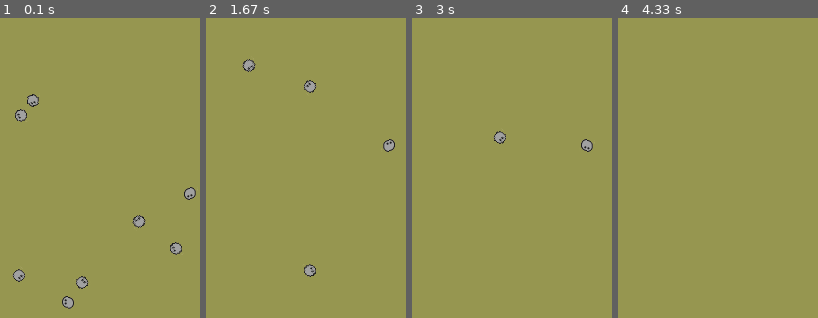
Above: before the commit, frames 1-4 (left to right).
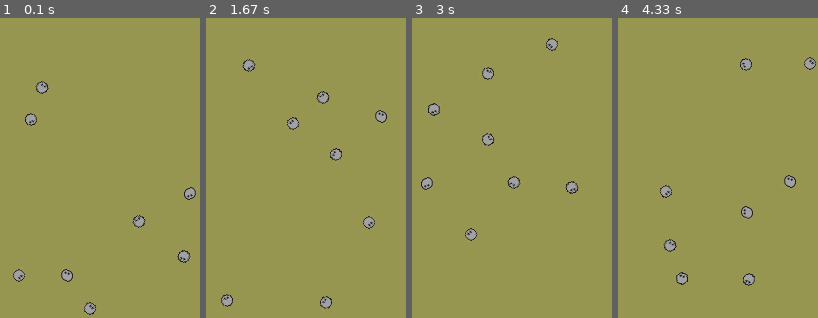
Above: after the commit, the same moments.

Repository: facha/pygame-creeps
Game: pygame game, started from creeps.py
Same seed, same stepped clock (60 frames per second), same inputs: the game is played once before the commit and once after it.
Inputs:
- Up to frame 1 (0.1 s): no input
- Up to frame 2 (1.67 s): no input
- Up to frame 3 (3 s): no input
- Up to frame 4 (4.33 s): no input

The runs differ from the first frame. In frame 1, 2.0% of the frame differs, in the area x 7-96%, y 21-99%; in frame 2, 2.0%; in frame 3, 2.0%, in the area x 4-91%, y 6-75%; in frame 4, 1.6%.

Commit message:
collision detection

Diff:
--- a/creeps.py
+++ b/creeps.py
@@ -58,7 +58,11 @@
         for i in range(0,N):
             if i != n:
                 if self.obj_distance_matrix[i,n] <= self.visibility:
-                    visible_object = {'obj_type': self.objects[i].obj_type, 'size': self.objects[i].size, 'x': self.objects[i].pos.x, 'y': self.objects[i].pos.y, 'distance': self.obj_distance_matrix[i,n]}
+                    visible_object = {'obj_type': self.objects[i].obj_type,
+                                      'size': self.objects[i].size,
+                                      'x': self.objects[i].pos.x,
+                                      'y': self.objects[i].pos.y,
+                                      'distance': self.obj_distance_matrix[i,n]}
                     view.append(visible_object)
         view.append({'obj_type': 'bounds', 'width': self.width, 'height': self.height})
         return view
@@ -96,7 +100,6 @@
         self.obj_type = 'creep'
         self.direction = init_direction #Creep direction (in degrees)
         self.speed = speed #Creep speed
-        self.turnability = choice([-10,10])
         self.view = None
 
     def reflectFromBounds(self):
@@ -114,11 +117,34 @@
             self.direction = -self.direction
 
     def dontCollide(self):
-        start_acting_at = self.size + 10
+        def getDistanceDelta(angle_delta):
+            x = self.pos.x
+            y = self.pos.y
+            direction = self.direction + angle_delta
+            speed = self.speed
+            x1 = obj['x']
+            y1 = obj['y']
+            current_distance = obj['distance']
+            x = x + cos(radians(direction))*speed
+            y = y + sin(radians(direction))*speed
+            dx = x - x1
+            dy = y - y1
+            next_step_distance = sqrt(pow(dx, 2) + pow(dy, 2))
+            return next_step_distance - current_distance
+
+        start_acting_at = self.size + 20
+        for obj in self.view:
+            if obj['obj_type'] == 'creep':
+                if obj['distance'] < start_acting_at:
+                    distances = {}
+                    for angle in (-45, 45):
+                        distances[angle] = getDistanceDelta(angle)
+                    self.direction += max(distances, key=distances.get)
 
     def update(self):
         self.direction = self.direction % 360
         self.reflectFromBounds()
+        self.dontCollide()
 
 class MapView(Sprite):
     def __init__(self, screen, model):
